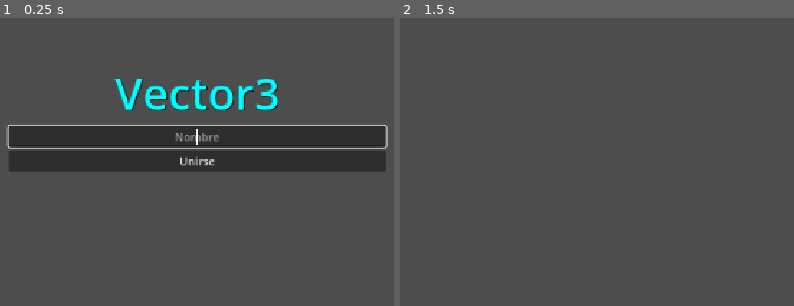
Above: before the commit, frames 1-2 (left to right).
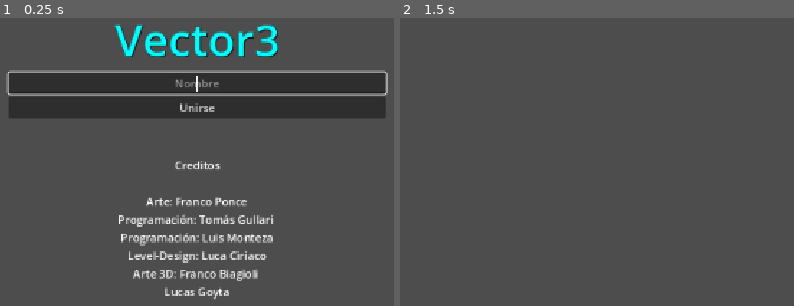
Above: after the commit, the same moments.

Repository: lincra-inc/vector
Game: Godot game, scene res://scenes/main_menu.tscn
Two runs of this game, one before a commit and one after it. Both use one fixed random seed, a clock stepped at 60 frames per second and the inputs below. Sound files missing from this copy of the repository are replaced by a short silence.
Inputs (mouse positions are in pixels of both pictures, inside the frame that each line leads up to):
- Up to frame 1 (0.25 s): no input
- Up to frame 2 (1.5 s): click "Unirse" at 0.5 s; tap Enter at 1.25 s; move the mouse to (766, 115) at 1.27 s; hold Right (ui_right) from 1.28 s (still down); hold Right mouse button (aim) from 1.28 s (still down); click (766, 115) at 1.42 s

The runs differ from the first frame. In frame 1, 35% of the frame differs, in the area x 1-99%, y 2-98%; in frame 2, nothing differs.

Commit message:
detalles

Diff:
--- a/project.godot
+++ b/project.godot
@@ -22,6 +22,7 @@
 
 [display]
 
+window/size/mode=3
 window/stretch/mode="canvas_items"
 window/stretch/aspect="expand"
 
--- a/scenes/main_menu.tscn
+++ b/scenes/main_menu.tscn
@@ -36,5 +36,20 @@
 layout_mode = 2
 text = "Unirse"
 
+[node name="Label2" type="Label" parent="VBoxContainer" unique_id=142553049]
+layout_mode = 2
+text = "
+
+Creditos
+
+Arte: Franco Ponce
+Programación: Tomás Gullari
+Programación: Luis Monteza
+Level-Design: Luca Ciriaco
+Arte 3D: Franco Biagioli
+Lucas Goyta"
+horizontal_alignment = 1
+vertical_alignment = 1
+
 [connection signal="text_submitted" from="VBoxContainer/LineEdit" to="." method="_on_line_edit_text_submitted"]
 [connection signal="pressed" from="VBoxContainer/Button" to="." method="_on_button_pressed"]
--- a/scripts/game_logic/loot_modifier.gd
+++ b/scripts/game_logic/loot_modifier.gd
@@ -111,4 +111,8 @@
 	if material:
 		$PowerUp/Label3D.text = text
 		$PowerUp/Label3D.modulate = color
-		material.set_shader_parameter("ColorParameter", color)
+
+		var unique_material := material.duplicate() as ShaderMaterial
+		$PowerUp/MeshInstance3D.set_surface_override_material(0, unique_material)
+		if unique_material:
+			unique_material.set_shader_parameter("ColorParameter", color)
--- a/scripts/player.gd
+++ b/scripts/player.gd
@@ -157,8 +157,8 @@
 		return
 
 	if event.is_action_pressed("ui_cancel"): # Typically the Escape key
-		Input.mouse_mode = Input.MOUSE_MODE_VISIBLE
-		#get_tree().quit()
+		#Input.mouse_mode = Input.MOUSE_MODE_VISIBLE
+		get_tree().quit()
 
 	if dead:
 		return
